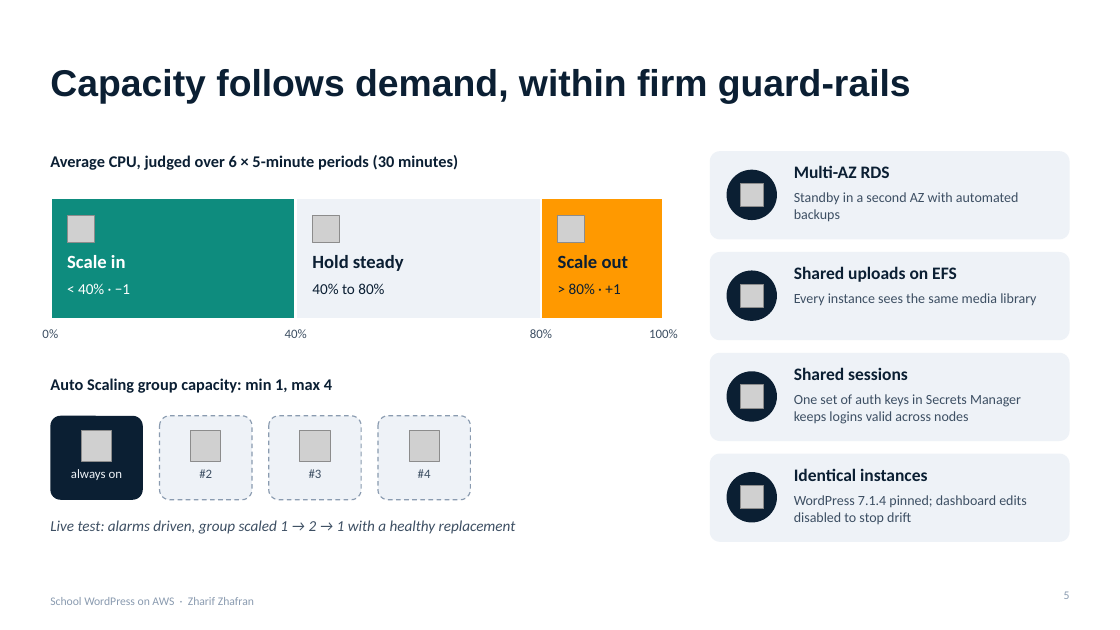
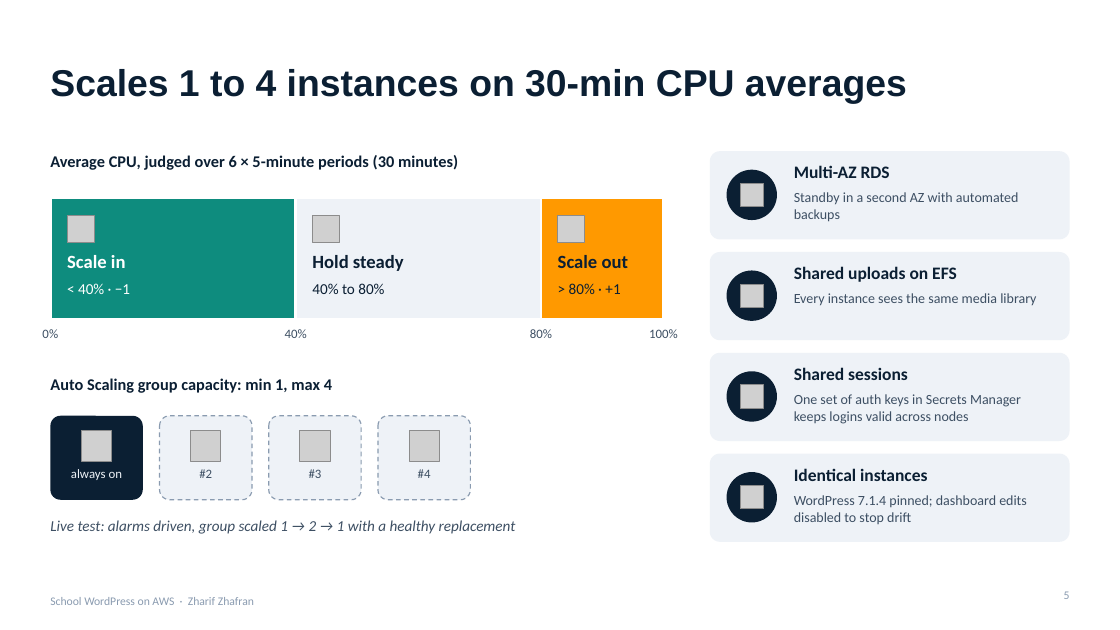
Before and after one commit to HagemaruThetha/WPApplication, a slide deck: slide 5 of presentation/School_WordPress_on_AWS.pptx. Drawn at 1120x630 pixels with LibreOffice and Linux fonts; fonts in the diff are those of the drawing; grey boxes stand for pictures. Boxes give left, top, right and bottom in pixels: in the first picture for what was removed or moved away, otherwise in the second. Text is boxed around its words. In the diff, an @@ line names an element or a change of style, - is before the commit and + after.

```diff
--- a/presentation/School_WordPress_on_AWS.pptx
+++ b/presentation/School_WordPress_on_AWS.pptx
@@ title at [50, 69, 907, 104]: text changed @@
-Capacity follows demand, within firm guard-rails
+Scales 1 to 4 instances on 30-min CPU averages
```
Also in this commit, not shown: 6 other slides changed, 4 other files.
